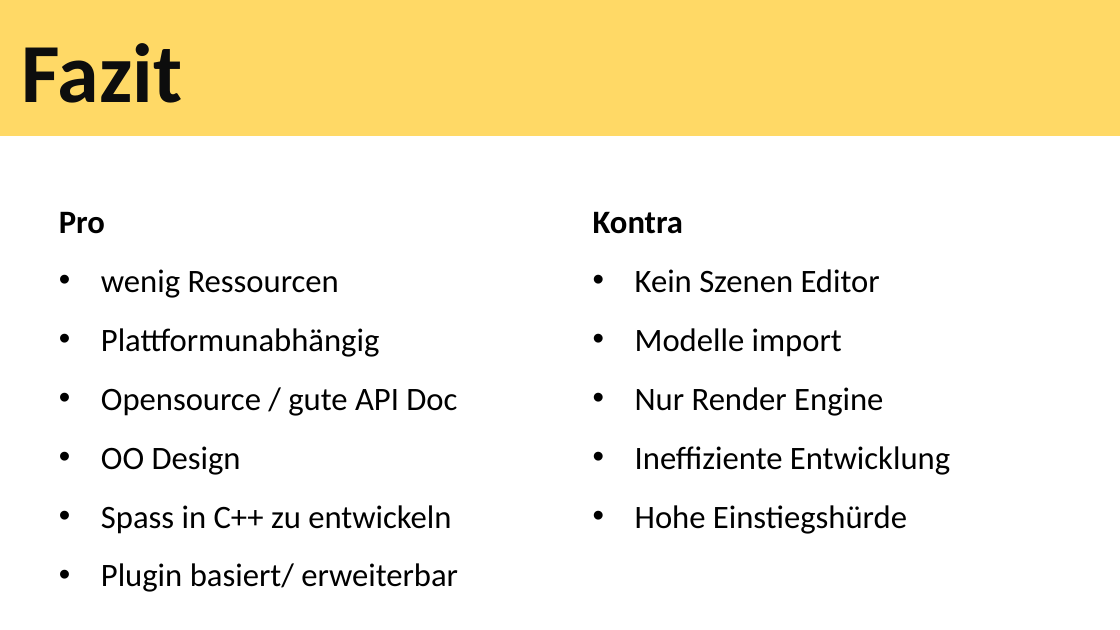
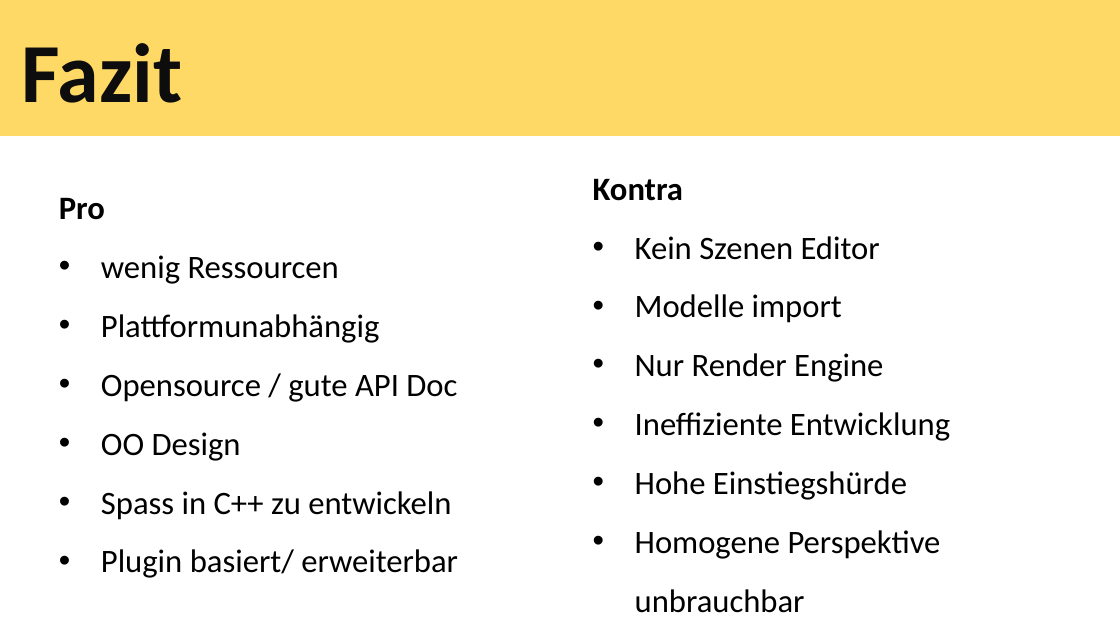
Before and after one commit to tscheims1/ogre, a slide deck: slide 16 of ogrepresentation.pptx. Drawn at 1120x630 pixels with LibreOffice and Linux fonts; fonts in the diff are those of the drawing. Boxes give left, top, right and bottom in pixels: in the first picture for what was removed or moved away, otherwise in the second. Text is boxed around its words. In the diff, an @@ line names an element or a change of style, - is before the commit and + after.

```diff
--- a/ogrepresentation.pptx
+++ b/ogrepresentation.pptx
@@ text "Kontra": place and size @@
-text "Kontra" at [593,211,950,534]
+text "Kontra" at [593,178,950,613]
@@ text "Pro": place and size @@
-text "Pro" at [59,211,458,592]
+text "Pro" at [59,197,458,578]
@@ text at [635,530,941,613]: paragraph added @@
+• Homogene Perspektive unbrauchbar
```
Also in this commit, not shown: 6 other slides changed.
